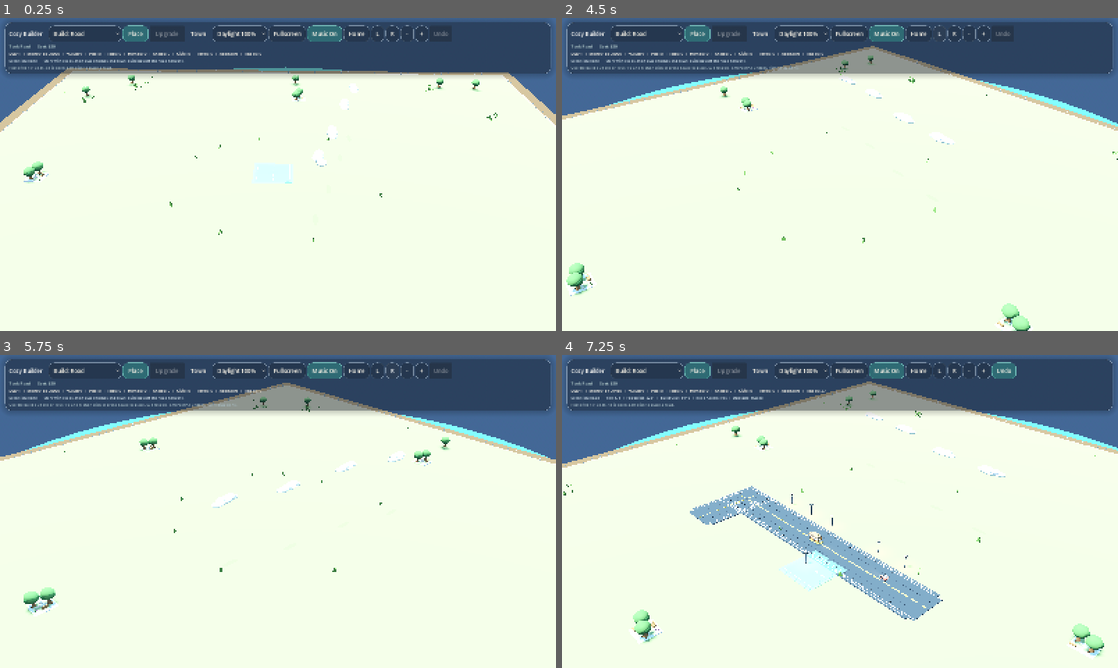
Above: before the commit, frames 1-4 (two rows, left to right).
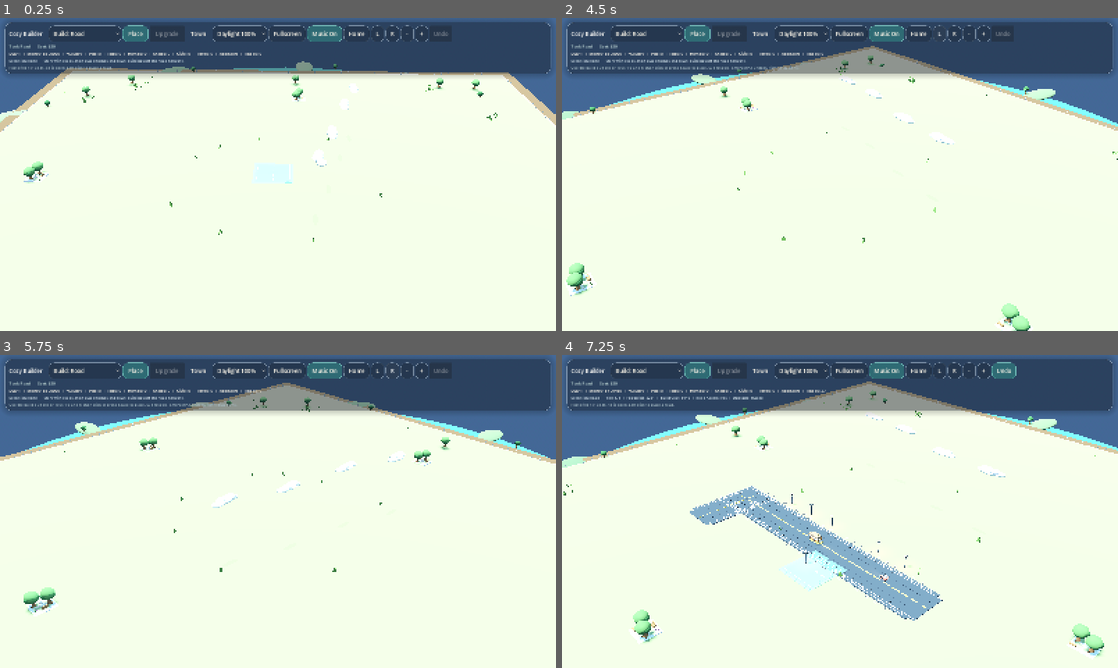
Above: after the commit, the same moments.

Repository: johnswaffles/my-backend-api
Game: Godot game, scene res://scenes/main_scene.tscn
Two runs of this game, one before a commit and one after it. Both use one fixed random seed, a clock stepped at 60 frames per second and the inputs below.
Inputs (mouse positions are in pixels of both pictures, inside the frame that each line leads up to):
- Up to frame 1 (0.25 s): no input
- Up to frame 2 (4.5 s): click "Build: Road" at 0.5 s; click "Place" at 1.25 s; click "Town" at 2 s; click "Daylight 100%" at 2.75 s; click "Home" at 3.5 s; click "L" at 4.25 s
- Up to frame 3 (5.75 s): click "R" at 5 s
- Up to frame 4 (7.25 s): tap Space at 5.75, 6.02 s; move the mouse to (962, 495) at 5.77 s; hold D 5.78-6.5 s; tap 1 at 5.85 s; click (962, 495) at 5.92 s; tap Enter at 6.5 s; drag from (728, 527) to (812, 574) at 6.52 s

The runs differ from the first frame. In frame 1, 0.3% of the frame differs, in the area x 0-87%, y 13-34%; in frame 2, 0.3%; in frame 3, 0.4%; in frame 4, 0.5%, in the area x 0-89%, y 12-83%.
Error before the commit: Invalid call. Nonexistent function 'lock' in base 'Image'. (res://scripts/building_system.gd:5630)
Error after the commit: Invalid call. Nonexistent function 'lock' in base 'Image'. (res://scripts/building_system.gd:5685)

Commit message:
Add fourth graphics polish pass

Diff:
--- a/cozy-builder-godot/scripts/building_system.gd
+++ b/cozy-builder-godot/scripts/building_system.gd
@@ -231,6 +231,7 @@
 
 var _clouds: Array[Node3D] = []
 var _window_bands: Array[MeshInstance3D] = []
+var _water_ripples: Array[Node3D] = []
 var _grass_clumps: Array[Node3D] = []
 var _road_preview_nodes: Array[Node3D] = []
 var _nature_features: Array[Node3D] = []
@@ -296,6 +297,7 @@
 	_focus = _focus.lerp(_target_focus, min(1.0, delta * 7.0))
 	_zoom = lerp(_zoom, _target_zoom, min(1.0, delta * 6.5))
 	_animate_clouds(delta)
+	_animate_water(delta)
 	_animate_windows()
 	_animate_grass()
 	_animate_life(delta)
@@ -434,6 +436,7 @@
 	building_root.add_child(_life_root)
 	_build_water_ring()
 	_build_island_base()
+	_build_diorama_backdrop()
 	_build_ground_tiles()
 	_build_meadow()
 	_build_nature()
@@ -3438,6 +3441,35 @@
 		_add_box(Vector3(0.0, y, half), Vector3(GRID_SIZE + 0.92, 0.1, w), material, grid_root)
 
 
+func _build_diorama_backdrop() -> void:
+	var hill_materials := [
+		_make_material("6f8a5f", 0.98),
+		_make_material("789765", 0.98),
+		_make_material("5f7d58", 0.98),
+	]
+	var ridge_radius := float(GRID_SIZE) * 0.58
+	for i in range(12):
+		var angle := TAU * float(i) / 12.0 + 0.08 * sin(float(i) * 1.3)
+		var hill := _add_local_sphere(
+			Vector3(cos(angle) * ridge_radius, -0.42, sin(angle) * ridge_radius),
+			1.4 + float(i % 3) * 0.22,
+			0.8 + float(i % 2) * 0.16,
+			hill_materials[i % hill_materials.size()],
+			grid_root
+		)
+		hill.scale = Vector3(1.9 + float(i % 2) * 0.35, 0.85, 1.0 + float(i % 3) * 0.18)
+		hill.rotation_degrees.y = rad_to_deg(angle)
+	for i in range(10):
+		var angle := TAU * float(i) / 10.0 + 0.22
+		var tree_root := Node3D.new()
+		tree_root.position = Vector3(cos(angle) * (ridge_radius - 1.8), -0.18, sin(angle) * (ridge_radius - 1.8))
+		tree_root.rotation_degrees.y = rad_to_deg(angle)
+		grid_root.add_child(tree_root)
+		_add_local_cylinder(Vector3(0.0, 0.28, 0.0), 0.07, 0.09, 0.56, _trunk_material, tree_root)
+		_add_local_sphere(Vector3(0.0, 0.78, 0.0), 0.34, 0.58, _leaf_material_dark, tree_root)
+		_add_local_sphere(Vector3(0.18, 0.68, -0.04), 0.24, 0.38, _leaf_material, tree_root)
+
+
 func _build_ground_tiles() -> void:
 	var half := (GRID_SIZE - 1) * TILE_SIZE * 0.5
 
@@ -3815,6 +3847,7 @@
 	_add_box(Vector3(0.0, 0.84, 0.5), Vector3(width * 0.54, 0.12, 0.06), _make_material_from_color(palette.accent, 0.4), structure_root)
 	_add_facade_trim_package(structure_root, width, height, 0.52, palette, "fire")
 	_add_storefront_window_set(structure_root, width * 0.72, 0.72, 0.54, 3)
+	_add_commercial_roof_details_local(structure_root, width, depth, height, -0.38, palette, variant)
 	_add_local_cylinder(Vector3(width * 0.36, 2.08, -0.74), 0.1, 0.1, 0.28, _make_material_from_color(palette.accent, 0.46), structure_root)
 	match posmod(variant, 5):
 		1:
@@ -3865,6 +3898,7 @@
 	_add_facade_trim_package(structure_root, width, height, 0.74, palette, "vault")
 	_add_box(Vector3(0.0, 0.28, 0.68), Vector3(width * 0.16, 0.42, 0.05), _window_material, structure_root)
 	_add_storefront_window_set(structure_root, width * 0.58, 0.54, 0.73, 2)
+	_add_commercial_roof_details_local(structure_root, width, depth, height, -0.24, palette, variant)
 	_add_round_canopy(Vector3(0.0, 0.28, 0.92), Vector3(width * 0.44, 0.14, 0.18), _make_material_from_color(palette.trim, 0.48), structure_root)
 	_add_local_sphere(Vector3(0.0, 1.18, -0.12), 0.18, 0.22, _make_material_from_color(palette.accent, 0.36), structure_root)
 	match posmod(variant, 5):
@@ -3914,6 +3948,7 @@
 	_add_facade_trim_package(structure_root, width, height, 0.5, palette, "grocer")
 	_add_box(Vector3(0.0, 0.26, 0.34), Vector3(width * 0.52, 0.34, 0.05), _window_material, structure_root)
 	_add_storefront_window_set(structure_root, width * 0.72, 0.58, 0.46, 3)
+	_add_commercial_roof_details_local(structure_root, width, depth, height, -0.48, palette, variant)
 	_add_box(Vector3(0.0, 0.78, 0.38), Vector3(width * 0.56, 0.1, 0.05), _make_material_from_color(palette.trim, 0.42), structure_root)
 	for produce_data in [
 		{"pos": Vector3(-width * 0.28, 0.12, 0.74), "color": Color("cb644c")},
@@ -3983,6 +4018,7 @@
 	_add_facade_trim_package(structure_root, width, height, 0.62, palette, sign_kind)
 	_add_restaurant_front_door_local(Vector3(0.0, 0.0, 0.68), structure_root, palette.accent)
 	_add_storefront_window_set(structure_root, width * 0.72, 0.56, 0.64, columns)
+	_add_commercial_roof_details_local(structure_root, width, depth, height, -0.28, palette, variant)
 	_add_box(Vector3(0.0, 0.82, 0.62), Vector3(width * 0.58, 0.1, 0.05), trim_material, structure_root)
 	_add_signboard_local(Vector3(0.0, height + 0.08, 0.66), Vector2(width * 0.44, 0.2), palette.accent, sign_kind, structure_root)
 	if roof_style == "flat":
@@ -4063,6 +4099,7 @@
 	_add_box(Vector3(-width * 0.18, 0.24, 0.56), Vector3(width * 0.2, 0.34, 0.05), _window_material, structure_root)
 	_add_box(Vector3(width * 0.18, 0.24, 0.56), Vector3(width * 0.2, 0.34, 0.05), _window_material, structure_root)
 	_add_storefront_window_set(structure_root, width * 0.58, 0.58, 0.62, 2)
+	_add_commercial_roof_details_local(structure_root, width, depth, height, -0.24, palette, variant)
 	_add_box(Vector3(-0.18, 0.82, 0.6), Vector3(width * 0.46, 0.1, 0.05), _make_material_from_color(palette.trim, 0.42), structure_root)
 	if variant % 2 == 1:
 		_add_soft_block(Vector3(width * 0.34, 0.56, -0.42), Vector3(0.46, 0.68, 0.52), _make_material_from_color(palette.trim, 0.84), structure_root, 0.1)
@@ -4732,6 +4769,7 @@
 	var seam_material := _make_material("333a42", 0.98)
 	var grate_material := _make_material("2d3034", 0.96)
 	var curb_cap_material := _make_material("f0eadc", 0.9)
+	_add_sidewalk_paver_detail_local(root, vertical_straight, horizontal_straight, intersection)
 	if vertical_straight:
 		for z in [-1.6, 1.6]:
 			_add_box(Vector3(-1.78, 0.156, z), Vector3(0.16, 0.014, 0.08), curb_cap_material, root)
@@ -4769,6 +4807,23 @@
 			_add_box(center + Vector3(offset, 0.008, 0.0), Vector3(0.012, 0.008, 0.08), _road_edge_highlight_material, root)
 		else:
 			_add_box(center + Vector3(0.0, 0.008, offset), Vector3(0.08, 0.008, 0.012), _road_edge_highlight_material, root)
+
+
+func _add_sidewalk_paver_detail_local(root: Node3D, vertical_straight: bool, horizontal_straight: bool, intersection: bool) -> void:
+	var paver_material := _make_material("c9bea9", 0.92)
+	if vertical_straight:
+		for x in [-2.18, 2.18]:
+			for z in [-1.35, -0.45, 0.45, 1.35]:
+				_add_box(Vector3(x, 0.151, z), Vector3(0.46, 0.01, 0.028), paver_material, root)
+	elif horizontal_straight:
+		for z in [-2.18, 2.18]:
+			for x in [-1.35, -0.45, 0.45, 1.35]:
+				_add_box(Vector3(x, 0.151, z), Vector3(0.028, 0.01, 0.46), paver_material, root)
+	elif intersection:
+		for x in [-2.08, 2.08]:
+			for z in [-2.08, 2.08]:
+				_add_box(Vector3(x, 0.151, z), Vector3(0.42, 0.01, 0.03), paver_material, root)
+				_add_box(Vector3(x, 0.151, z), Vector3(0.03, 0.01, 0.42), paver_material, root)
 
 
 func _road_in_source(cell: Vector2i, road_source: Array) -> bool:
@@ -5778,7 +5833,10 @@
 	ripple.scale = Vector3(radius_x, 0.02, radius_z)
 	ripple.position = center
 	ripple.cast_shadow = GeometryInstance3D.SHADOW_CASTING_SETTING_OFF
+	ripple.set_meta("base_scale", ripple.scale)
+	ripple.set_meta("phase", randf_range(0.0, TAU))
 	parent.add_child(ripple)
+	_water_ripples.append(ripple)
 
 
 func _add_gabled_roof(center: Vector3, size: Vector3, material: Material, parent: Node, tilt_degrees: float = 10.0) -> void:
@@ -5838,8 +5896,28 @@
 		var t := 0.5 if columns <= 1 else float(i) / float(columns - 1)
 		var x := lerpf(-usable_width * 0.5, usable_width * 0.5, t)
 		_add_house_wall_window_local(Vector3(x, y, z), Vector3(0.22, 0.34, 0.05), parent)
+		_add_box(Vector3(x + 0.052, y + 0.07, z + 0.045), Vector3(0.045, 0.22, 0.018), _make_transparent_material(Color("fff0b7"), 0.2, 0.18), parent)
 	_add_box(Vector3(0.0, y - 0.25, z + 0.02), Vector3(usable_width + 0.28, 0.055, 0.055), _roof_fascia_material, parent)
 	_add_box(Vector3(0.0, y + 0.25, z + 0.02), Vector3(usable_width + 0.18, 0.045, 0.055), _window_frame_material, parent)
+	_add_box(Vector3(0.0, y - 0.48, z + 0.04), Vector3(usable_width + 0.42, 0.045, 0.08), _make_material("d8c7ab", 0.88), parent)
+	for post_x in [-usable_width * 0.5 - 0.18, usable_width * 0.5 + 0.18]:
+		_add_box(Vector3(post_x, y - 0.08, z + 0.04), Vector3(0.045, 0.48, 0.045), _window_frame_material, parent)
+
+
+func _add_commercial_roof_details_local(parent: Node, width: float, depth: float, height: float, center_z: float, palette: Dictionary, variant: int) -> void:
+	var vent_material := _make_material("e8ddcc", 0.78)
+	var cap_material := _make_material_from_color(palette["roof"].darkened(0.22), 0.82)
+	var glass_material := _make_transparent_material(Color("bfe6ff"), 0.22, 0.24)
+	var roof_y := height + 0.44
+	var unit_x := width * (0.18 if posmod(variant, 2) == 0 else -0.18)
+	_add_soft_block(Vector3(unit_x, roof_y, center_z - depth * 0.18), Vector3(0.36, 0.16, 0.28), vent_material, parent, 0.04)
+	_add_box(Vector3(unit_x, roof_y + 0.1, center_z - depth * 0.18), Vector3(0.28, 0.045, 0.2), cap_material, parent)
+	for slat in [-0.08, 0.0, 0.08]:
+		_add_box(Vector3(unit_x + slat, roof_y + 0.19, center_z - depth * 0.18), Vector3(0.024, 0.025, 0.18), cap_material, parent)
+	_add_local_cylinder(Vector3(-width * 0.28, roof_y + 0.04, center_z + depth * 0.14), 0.045, 0.055, 0.24, vent_material, parent)
+	_add_local_cylinder(Vector3(-width * 0.28, roof_y + 0.2, center_z + depth * 0.14), 0.06, 0.06, 0.035, cap_material, parent)
+	if width > 2.4:
+		_add_box(Vector3(width * 0.26, roof_y + 0.03, center_z + depth * 0.05), Vector3(0.34, 0.025, 0.22), glass_material, parent)
 
 
 func _add_soft_block(center: Vector3, size: Vector3, material: Material, parent: Node, corner_radius: float = 0.14) -> Node3D:
@@ -5965,6 +6043,22 @@
 		cloud.position.z = base_z + sin(Time.get_ticks_msec() * 0.0004 + cloud.position.x) * 0.18
 		if cloud.position.x > 12.0:
 			cloud.position.x = -12.0
+
+
+func _animate_water(delta: float) -> void:
+	var time := Time.get_ticks_msec() * 0.001
+	var i := 0
+	while i < _water_ripples.size():
+		var ripple := _water_ripples[i]
+		if not is_instance_valid(ripple):
+			_water_ripples.remove_at(i)
+			continue
+		var base_scale: Vector3 = ripple.get_meta("base_scale", ripple.scale)
+		var phase: float = float(ripple.get_meta("phase", 0.0))
+		var pulse := 1.0 + sin(time * 1.2 + phase) * 0.045
+		ripple.scale = Vector3(base_scale.x * pulse, base_scale.y, base_scale.z * (1.0 + cos(time * 1.05 + phase) * 0.035))
+		ripple.rotation_degrees.y += delta * 3.0
+		i += 1
 
 
 func _animate_windows() -> void:
Not shown, changed: public/godot-playtest/index.html
Not shown, changed: public/godot-playtest/index.pck
